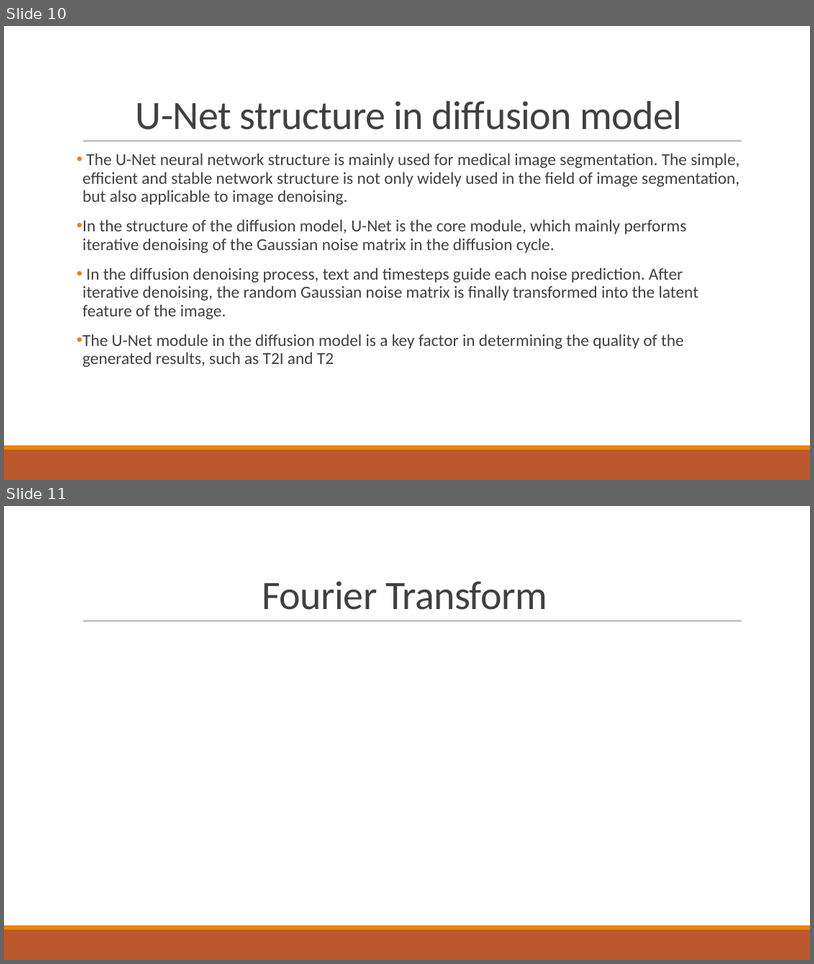
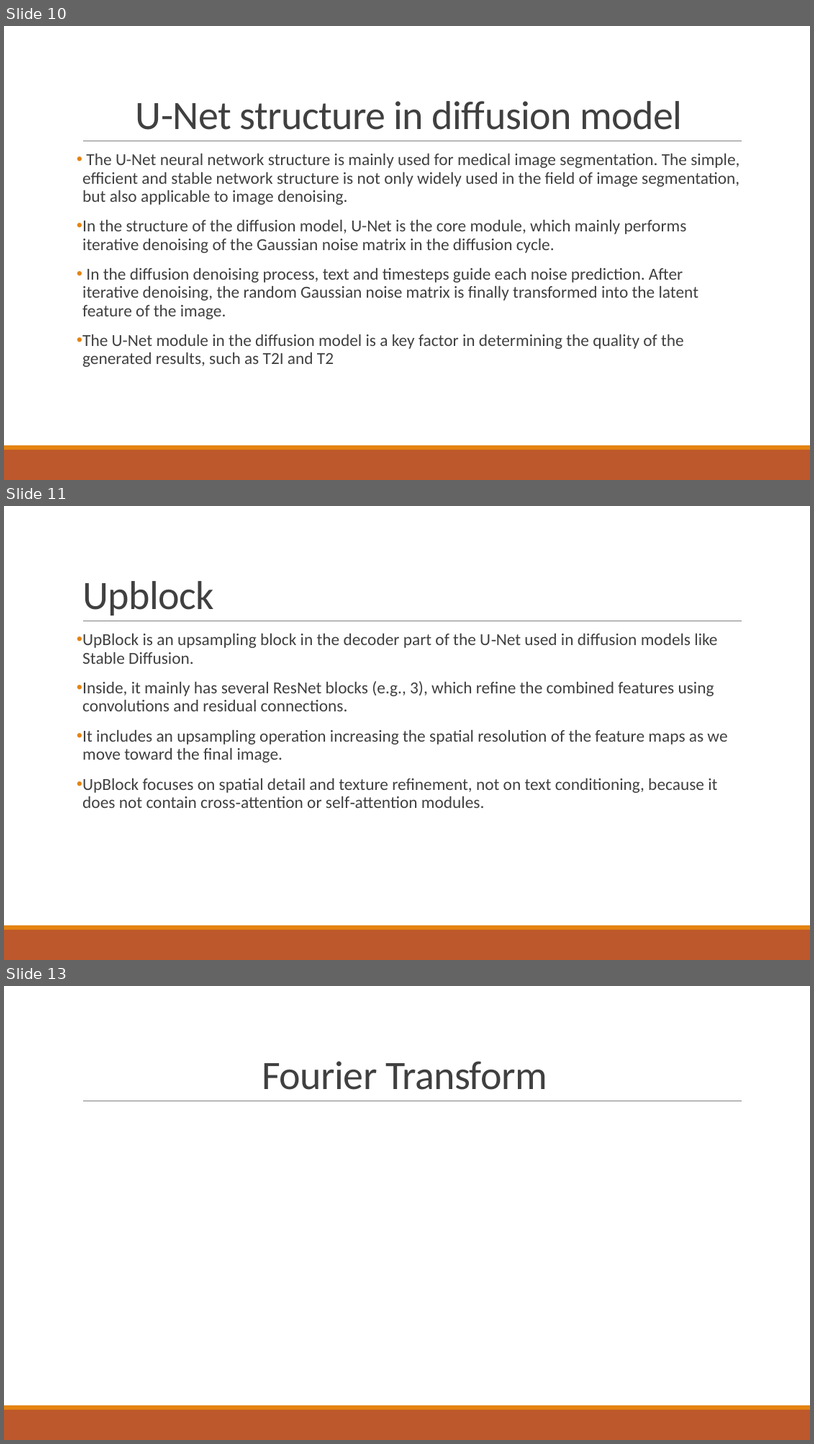
Before and after one commit to mithulpranav24/D13_MFC4_DMFFT, a slide deck: docs/Presentation.pptx. Shown one above the other, each under a label of ours: slides 10 and 11 before the commit, slides 10, 11 and 13 after it; the slides between them are not shown. The pictures are 814x964 and 814x1444 pixels, drawn with LibreOffice and Linux fonts; fonts in the diff are those of the drawing; grey boxes stand for pictures. Boxes give left, top, right and bottom in pixels: in the first picture for what was removed or moved away, otherwise in the second. Text is boxed around its words. In the diff, an @@ line names an element or a change of style, - is before the commit and + after.

```diff
--- a/docs/Presentation.pptx
+++ b/docs/Presentation.pptx
@@ slide 11 added at (4, 506, 810, 960), background #FFFFFF; not listed: 3 template elements that a slide beside it also shows @@
@@ title added at (82, 581, 214, 615), 48 pt, text #404040 @@
+Upblock
@@ text added at (82, 633, 728, 808), 20 pt, text #404040 @@
+• UpBlock is an upsampling block in the decoder part of the U‑Net used in diffusion models like Stable Diffusion.
+• Inside, it mainly has several ResNet blocks (e.g., 3), which refine the combined features using convolutions and residual connections.
+• It includes an upsampling operation increasing the spatial resolution of the feature maps as we move toward the final image.
+• UpBlock focuses on spatial detail and texture refinement, not on text conditioning, because it does not contain cross‑attention or self‑attention modules.
@@ what was slide 11 is now slide 13 @@
```
Also in this commit, not shown: 1 slide changed, 12 other slides added, 8 slides removed.
